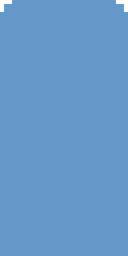
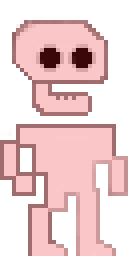
Comparing the layer stacks of the two 128×256 images. Changes:
hid "Layer 2" over (0, 0, 128, 256)
added layer "DMG" (25%) above "Layer 0" over (0, 0, 128, 256)
showed "Layer 0" over (0, 16, 128, 256)
